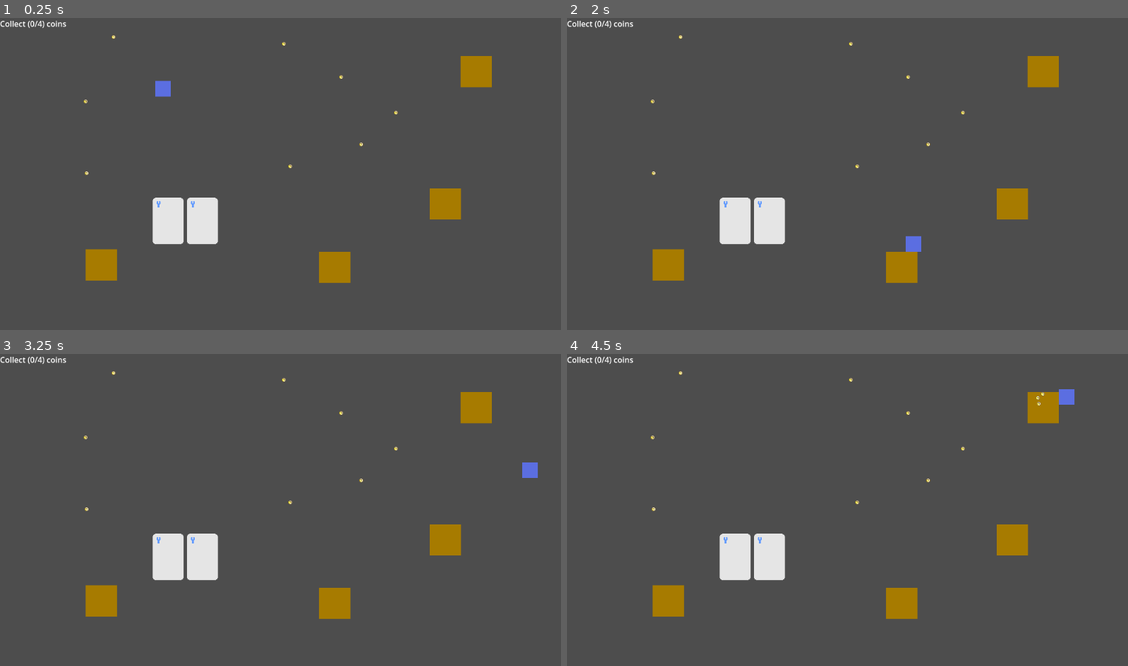
Above: before the commit, frames 1-4 (two rows, left to right).
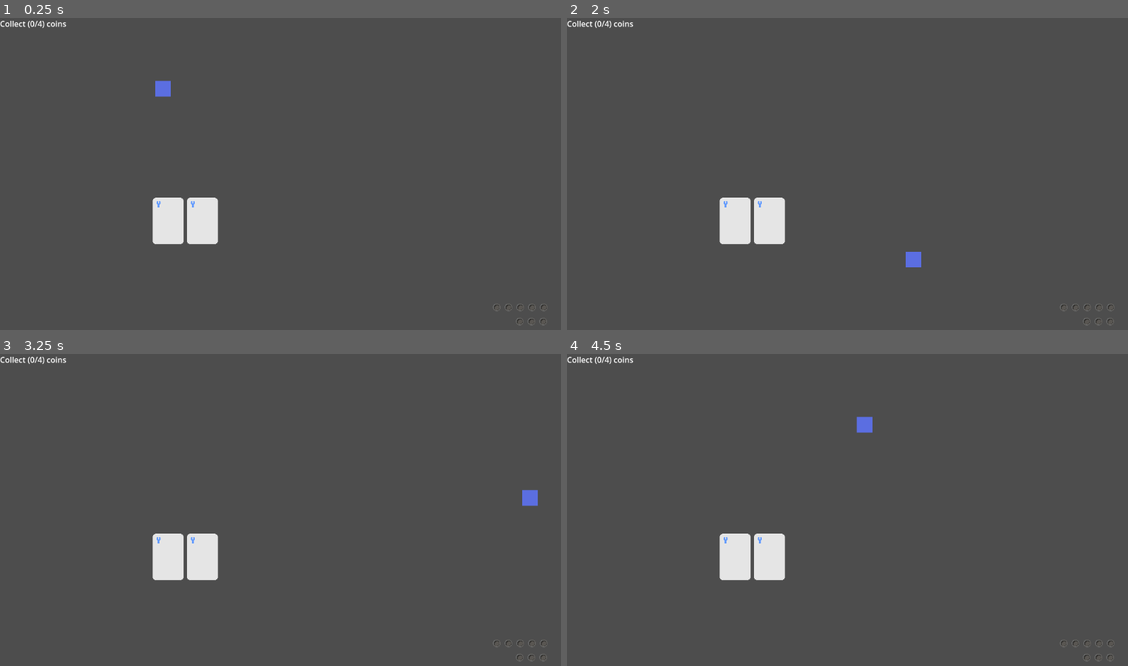
Above: after the commit, the same moments.

Repository: GoldenAppler-eng/Psyches-Dungeon
Game: Godot game, scene res://scenes/test_world.tscn
Two runs of this game, one before a commit and one after it. Both use one fixed random seed, a clock stepped at 60 frames per second and the inputs below. This scene is started directly instead of the project's main scene.
Inputs:
- Up to frame 1 (0.25 s): no input
- Up to frame 2 (2 s): tap Enter at 0.5 s; hold W (move_right) 0.53-1.28 s; tap Space (attack) at 0.6 s; hold D (move_down) from 1.28 s (still down); tap E (open_chest) at 1.35 s
- Up to frame 3 (3.25 s): release D (move_down) at 2.03 s; hold W (move_right) 2.03-2.78 s; tap Space (attack) at 2.1 s; hold A (move_up) from 2.78 s (still down); tap E (open_chest) at 2.85 s
- Up to frame 4 (4.5 s): release A (move_up) at 3.53 s; hold S (move_left) from 3.53 s (still down); tap Space (attack) at 3.6 s; tap E (open_chest) at 4.35 s

The runs differ from the first frame. In frame 1, 2.4% of the frame differs, in the area x 14-98%, y 5-99%; in frame 2, 2.6%; in frame 3, 2.7%; in frame 4, 2.7%.

Commit message:
Added win and lose tracker system

Diff:
--- /dev/null
+++ b/prefabs/goal/goal_marker.tscn
@@ -0,0 +1,48 @@
+[gd_scene load_steps=7 format=3 uid="uid://0e30thyp8jfa"]
+
+[ext_resource type="Texture2D" uid="uid://cu8hjskyai2mc" path="res://sprites/tmp-effect-icons.png" id="1_smr5w"]
+[ext_resource type="Texture2D" uid="uid://wsttsnjs6ust" path="res://sprites/tmp-goal-hole-16x16.png" id="2_3wor7"]
+
+[sub_resource type="AtlasTexture" id="AtlasTexture_jfwyt"]
+atlas = ExtResource("1_smr5w")
+region = Rect2(0, 0, 16, 16)
+
+[sub_resource type="AtlasTexture" id="AtlasTexture_6624d"]
+atlas = ExtResource("1_smr5w")
+region = Rect2(16, 0, 16, 16)
+
+[sub_resource type="AtlasTexture" id="AtlasTexture_ghnvl"]
+atlas = ExtResource("1_smr5w")
+region = Rect2(32, 0, 16, 16)
+
+[sub_resource type="SpriteFrames" id="SpriteFrames_fhpyx"]
+animations = [{
+"frames": [{
+"duration": 1.0,
+"texture": SubResource("AtlasTexture_jfwyt")
+}, {
+"duration": 1.0,
+"texture": SubResource("AtlasTexture_6624d")
+}, {
+"duration": 1.0,
+"texture": SubResource("AtlasTexture_ghnvl")
+}, {
+"duration": 1.0,
+"texture": null
+}],
+"loop": true,
+"name": &"default",
+"speed": 5.0
+}]
+
+[node name="goal_marker" type="Node2D"]
+
+[node name="icon" type="AnimatedSprite2D" parent="."]
+z_index = 1
+position = Vector2(8, 8)
+sprite_frames = SubResource("SpriteFrames_fhpyx")
+frame = 3
+
+[node name="hole" type="Sprite2D" parent="."]
+position = Vector2(8, 8)
+texture = ExtResource("2_3wor7")
--- /dev/null
+++ b/prefabs/goal/loss_marker.tscn
@@ -0,0 +1,16 @@
+[gd_scene load_steps=3 format=3 uid="uid://d0jlkactf4p11"]
+
+[ext_resource type="Texture2D" uid="uid://onk3bjheq8by" path="res://sprites/tmp-loss-marker-16x16.png" id="1_88yuj"]
+[ext_resource type="Texture2D" uid="uid://wsttsnjs6ust" path="res://sprites/tmp-goal-hole-16x16.png" id="2_6f42t"]
+
+[node name="loss_marker" type="Node2D"]
+
+[node name="icon" type="Sprite2D" parent="."]
+visible = false
+z_index = 2
+position = Vector2(8, 8)
+texture = ExtResource("1_88yuj")
+
+[node name="hole" type="Sprite2D" parent="."]
+position = Vector2(8, 8)
+texture = ExtResource("2_6f42t")
--- /dev/null
+++ b/prefabs/handlers/goal_handler.tscn
@@ -0,0 +1,12 @@
+[gd_scene load_steps=3 format=3 uid="uid://dwqki74onshog"]
+
+[ext_resource type="Script" path="res://scripts/handlers/goal_handler.gd" id="1_6hlea"]
+[ext_resource type="PackedScene" uid="uid://0e30thyp8jfa" path="res://prefabs/goal/goal_marker.tscn" id="1_a1610"]
+
+[node name="goal_handler" type="Node2D"]
+script = ExtResource("1_6hlea")
+goal_marker_prefab = ExtResource("1_a1610")
+
+[node name="initial_goal_marker" parent="." instance=ExtResource("1_a1610")]
+unique_name_in_owner = true
+position = Vector2(-16, 0)
--- /dev/null
+++ b/prefabs/handlers/loss_handler.tscn
@@ -0,0 +1,16 @@
+[gd_scene load_steps=3 format=3 uid="uid://f0ftkbwhqhcs"]
+
+[ext_resource type="PackedScene" uid="uid://d0jlkactf4p11" path="res://prefabs/goal/loss_marker.tscn" id="1_0kpkl"]
+[ext_resource type="Script" path="res://scripts/handlers/loss_handler.gd" id="1_b2phb"]
+
+[node name="loss_handler" type="Node2D"]
+script = ExtResource("1_b2phb")
+
+[node name="loss_marker_0" parent="." instance=ExtResource("1_0kpkl")]
+position = Vector2(-16, 0)
+
+[node name="loss_marker_1" parent="." instance=ExtResource("1_0kpkl")]
+position = Vector2(-40, 0)
+
+[node name="loss_marker_2" parent="." instance=ExtResource("1_0kpkl")]
+position = Vector2(-64, 0)
--- a/scenes/test_world.tscn
+++ b/scenes/test_world.tscn
@@ -3,56 +3,28 @@
 [ext_resource type="PackedScene" uid="uid://bh85bemgdn78m" path="res://prefabs/handlers/effect_resolution_handler.tscn" id="1_o22w8"]
 [ext_resource type="PackedScene" uid="uid://di8bojp8w0r88" path="res://prefabs/placeable/player.tscn" id="2_wgghm"]
 [ext_resource type="PackedScene" uid="uid://b745s8ogrbuvm" path="res://prefabs/handlers/task_handler.tscn" id="3_mohqd"]
-[ext_resource type="PackedScene" uid="uid://3v1d7p2qk7hi" path="res://prefabs/placeable/coin.tscn" id="4_siekt"]
+[ext_resource type="PackedScene" uid="uid://dwqki74onshog" path="res://prefabs/handlers/goal_handler.tscn" id="4_cjn4e"]
+[ext_resource type="PackedScene" uid="uid://f0ftkbwhqhcs" path="res://prefabs/handlers/loss_handler.tscn" id="5_0rbt4"]
 [ext_resource type="PackedScene" uid="uid://bnj71gqcb0bcx" path="res://prefabs/handlers/card_handler.tscn" id="5_sf3at"]
-[ext_resource type="PackedScene" uid="uid://blel4b2ar46uf" path="res://prefabs/placeable/chest.tscn" id="6_nv1jd"]
 
 [node name="test_world" type="Node2D"]
 
-[node name="card_handler" parent="." node_paths=PackedStringArray("task_handler", "effect_handler") instance=ExtResource("5_sf3at")]
+[node name="card_handler" parent="." node_paths=PackedStringArray("task_handler", "effect_handler", "goal_handler", "loss_handler") instance=ExtResource("5_sf3at")]
 position = Vector2(344, 416)
 task_handler = NodePath("../task_handler")
 effect_handler = NodePath("../effect_resolution_handler")
+goal_handler = NodePath("../goal_handler")
+loss_handler = NodePath("../loss_handler")
 
 [node name="task_handler" parent="." instance=ExtResource("3_mohqd")]
 
 [node name="effect_resolution_handler" parent="." instance=ExtResource("1_o22w8")]
 
+[node name="goal_handler" parent="." instance=ExtResource("4_cjn4e")]
+position = Vector2(1119, 585)
+
+[node name="loss_handler" parent="." instance=ExtResource("5_0rbt4")]
+position = Vector2(1118, 614)
+
 [node name="player" parent="." instance=ExtResource("2_wgghm")]
 position = Vector2(333, 145)
-
-[node name="coin" parent="." instance=ExtResource("4_siekt")]
-position = Vector2(697, 121)
-
-[node name="coin2" parent="." instance=ExtResource("4_siekt")]
-position = Vector2(175, 171)
-
-[node name="coin3" parent="." instance=ExtResource("4_siekt")]
-position = Vector2(232, 39)
-
-[node name="coin4" parent="." instance=ExtResource("4_siekt")]
-position = Vector2(809, 194)
-
-[node name="coin5" parent="." instance=ExtResource("4_siekt")]
-position = Vector2(177, 318)
-
-[node name="coin6" parent="." instance=ExtResource("4_siekt")]
-position = Vector2(580, 53)
-
-[node name="coin7" parent="." instance=ExtResource("4_siekt")]
-position = Vector2(738, 259)
-
-[node name="coin8" parent="." instance=ExtResource("4_siekt")]
-position = Vector2(593, 304)
-
-[node name="chest" parent="." instance=ExtResource("6_nv1jd")]
-position = Vector2(973, 110)
-
-[node name="chest2" parent="." instance=ExtResource("6_nv1jd")]
-position = Vector2(910, 381)
-
-[node name="chest3" parent="." instance=ExtResource("6_nv1jd")]
-position = Vector2(207, 506)
-
-[node name="chest4" parent="." instance=ExtResource("6_nv1jd")]
-position = Vector2(684, 511)
--- a/scripts/handlers/card_handler.gd
+++ b/scripts/handlers/card_handler.gd
@@ -5,6 +5,8 @@
 
 @export var task_handler : TaskHandler
 @export var effect_handler : EffectHandler
+@export var goal_handler : GoalHandler
+@export var loss_handler : LossHandler
 
 @onready var new_card_timer : Timer = $NewCardTimer
 
@@ -44,9 +46,12 @@
 	return [gen_task_type, gen_task_amt]
 
 func _on_new_card_timer_timeout() -> void:
+	loss_handler.mark_loss()
 	_generate_new_current_card()
 
 func _on_task_completed(task_type : int) -> void:
-	print("YOOOOO" + str(task_type))
+	print("Complete task type: " + str(task_type))
+	goal_handler.mark_completed_task(current.effect_type)
+
 	_generate_new_current_card()
 	new_card_timer.start()
--- /dev/null
+++ b/scripts/handlers/goal_handler.gd
@@ -0,0 +1,53 @@
+class_name GoalHandler
+extends Node2D
+
+const MARKER_WIDTH := 16
+const MARKER_HEIGHT := 16
+
+const GAP_WIDTH := 8
+
+@export var goal_marker_prefab : PackedScene
+
+@onready var initial_goal_marker : Node2D = $%initial_goal_marker
+
+var goal_marker_array : Array[Node2D]
+
+var goal_completion_counter : int = 0
+
+func _ready() -> void:
+	goal_marker_array.append(initial_goal_marker)
+
+	while goal_marker_array.size() < Global.INIT_NUM_GOAL:
+		add_marker()
+
+func _process(delta : float) -> void:
+	pass
+
+func mark_completed_task(effect_type : int) -> void:
+	if goal_completion_counter > goal_marker_array.size():
+		return
+
+	var marker : Node2D = goal_marker_array[goal_completion_counter]
+	var marker_icon : AnimatedSprite2D = marker.find_child("icon") as AnimatedSprite2D
+
+	marker_icon.frame = effect_type
+
+	goal_completion_counter += 1
+
+func add_marker() -> void:
+	var new_marker : Node2D = goal_marker_prefab.instantiate() as Node2D
+
+	add_child(new_marker)
+
+	goal_marker_array.append(new_marker)
+
+	new_marker.global_position = global_position
+	new_marker.position.x = - (goal_marker_array.size() * (GAP_WIDTH + MARKER_WIDTH) - GAP_WIDTH)
+
+func remove_marker() -> void:
+	if goal_marker_array.size() <= Global.MIN_NUM_GOAL:
+		return
+
+	var last_marker : Node2D = goal_marker_array.pop_back()
+
+	remove_child(last_marker)
--- /dev/null
+++ b/scripts/handlers/loss_handler.gd
@@ -0,0 +1,19 @@
+class_name LossHandler
+extends Node2D
+
+var loss_counter : int = 0
+
+func _process(delta : float) -> void:
+	pass
+
+func mark_loss() -> void:
+	var marker : Node2D = get_node_or_null("loss_marker_" + str(loss_counter)) as Node2D
+
+	if not marker:
+		return
+
+	var marker_icon : Node2D = marker.find_child("icon") as Node2D
+
+	marker_icon.visible = true
+
+	loss_counter += 1
--- a/scripts/singletons/Global.gd
+++ b/scripts/singletons/Global.gd
@@ -5,3 +5,6 @@
 enum DIRECTION { NORTH = 3, SOUTH = 4, EAST = 5, WEST = 6 }
 
 var global_player : Player
+
+const INIT_NUM_GOAL := 5
+const MIN_NUM_GOAL := 1
Binary file added: sprites/tmp-goal-hole-16x16.ase
Binary file added: sprites/tmp-goal-hole-16x16.png
Not shown, added: sprites/tmp-goal-hole-16x16.png.import
Binary file added: sprites/tmp-loss-marker-16x16.ase
Binary file added: sprites/tmp-loss-marker-16x16.png
Not shown, added: sprites/tmp-loss-marker-16x16.png.import
